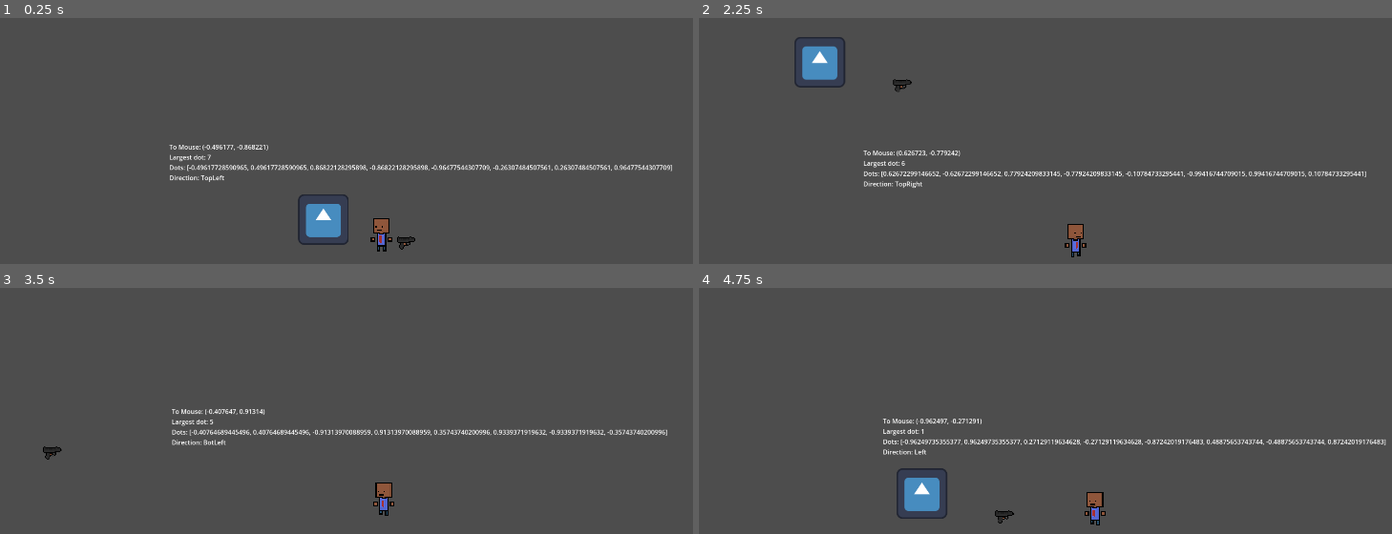
Above: before the commit, frames 1-4 (two rows, left to right).
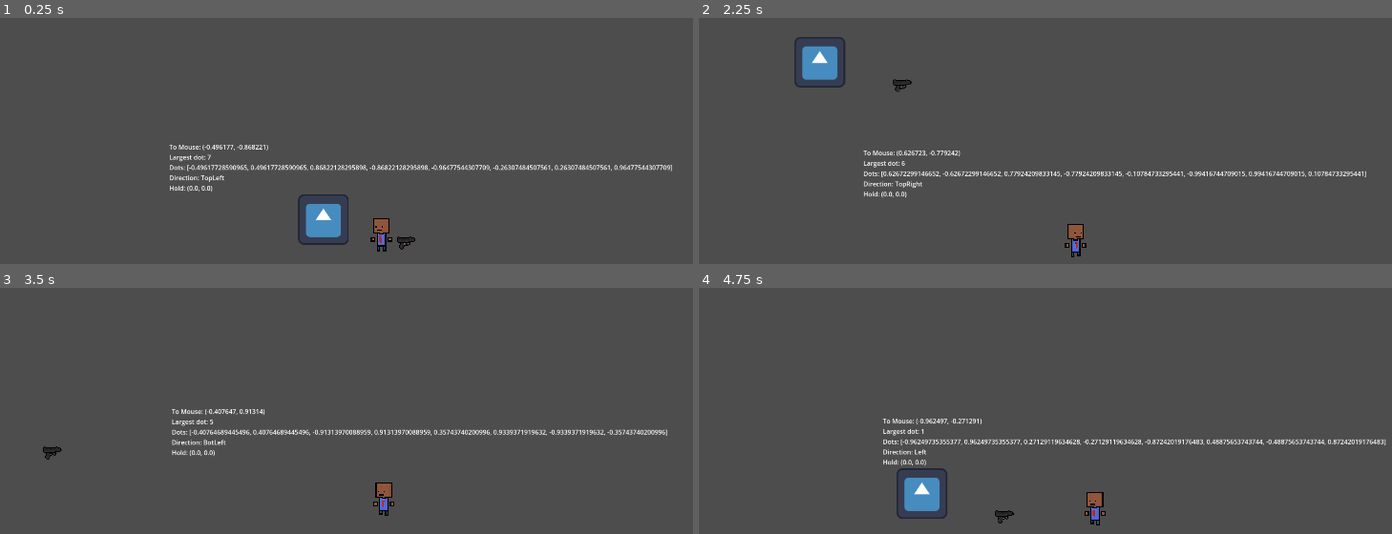
Above: after the commit, the same moments.

Repository: KarumGhag/Hitman-5
Game: Godot game, scene res://World/world.tscn
The game is run twice, just before and just after one commit, with the same random seed, the same clock (stepped at 60 frames per second) and the same inputs. The engine's default icon, where the game draws it, is replaced by a stand-in: a white triangle on a blue panel in a dark square.
Inputs (mouse positions are in pixels of both pictures, inside the frame that each line leads up to):
- Up to frame 1 (0.25 s): no input
- Up to frame 2 (2.25 s): move the mouse to (1100, 241) at 0.52 s; hold D (right) 0.53-1.28 s; tap H (holster) at 0.6, 1.35 s; move the mouse to (927, 254) at 1.27 s; hold S (down) 1.28-2.03 s; move the mouse to (1156, 138) at 2.02 s; hold D (right) from 2.03 s (still down); tap Mouse wheel up (nextItem) at 2.1 s
- Up to frame 3 (3.5 s): tap H (holster) at 2.3, 3.05 s; move the mouse to (outside the picture) at 2.77 s; release D (right) at 2.78 s; hold W (up) from 2.78 s (still down); tap E (pickup) at 2.85 s
- Up to frame 4 (4.75 s): move the mouse to (outside the picture) at 3.52 s; release W (up) at 3.53 s; hold A (left) from 3.53 s (still down); tap Mouse wheel down (prevItem) at 3.6 s; tap H (holster) at 3.8, 4.35 s; move the mouse to (851, 438) at 4.27 s

The runs differ from the first frame. In frame 1, less than 0.1% of the frame differs, in the area x 24-56%, y 68-90%; in frame 2, less than 0.1%; in frame 3, less than 0.1%, in the area x 24-56%, y 65-87%; in frame 4, less than 0.1%.

Commit message:
Fixed the gun not swapping
Call lookat() after setting what hand it should be in and it's position

Diff:
--- /dev/null
+++ b/Gun System/BulletClass.tscn
@@ -0,0 +1,19 @@
+[gd_scene load_steps=4 format=3 uid="uid://dav0r05sjcywp"]
+
+[ext_resource type="Script" uid="uid://d228axkvcfoxo" path="res://Gun System/bullet_class.gd" id="1_a7aql"]
+
+[sub_resource type="RectangleShape2D" id="RectangleShape2D_6dl7u"]
+size = Vector2(28, 26)
+
+[sub_resource type="RectangleShape2D" id="RectangleShape2D_a7aql"]
+
+[node name="BulletClass" type="CharacterBody2D"]
+script = ExtResource("1_a7aql")
+
+[node name="HitBox" type="Area2D" parent="."]
+
+[node name="CollisionShape2D" type="CollisionShape2D" parent="HitBox"]
+shape = SubResource("RectangleShape2D_6dl7u")
+
+[node name="CollideBox" type="CollisionShape2D" parent="."]
+shape = SubResource("RectangleShape2D_a7aql")
--- /dev/null
+++ b/Gun System/bullet_class.gd
@@ -0,0 +1 @@
+extends Node2D
--- a/Inventory/ItemClass.gd
+++ b/Inventory/ItemClass.gd
@@ -37,21 +37,6 @@
 		hide()
 	else:
 		show()
-		itemSprite.flip_h = false
-		itemSprite.flip_v = false
-
-	if equipped:
-		mousePos = get_global_mouse_position()
-		if mousePos.x < player.global_position.x:
-			look_at(get_global_mouse_position())
-
-			itemSprite.flip_h = true
-			itemSprite.flip_v = true
-		else:
-			look_at(get_global_mouse_position())
-
-			itemSprite.flip_h = false
-			itemSprite.flip_v = false
 
 
 	if Input.is_action_just_pressed("pickup"):
--- a/Inventory/PlayerInv.gd
+++ b/Inventory/PlayerInv.gd
@@ -64,6 +64,20 @@
 
 		holstered = not holstered #toggles the value
 
+
+
+	if currentItem != null:
+
+
+		if get_global_mouse_position().x < player.global_position.x:
+			currentItem.global_position = player.leftHold.global_position
+			currentItem.itemSprite.flip_v = true
+		else:
+			currentItem.global_position = player.rightHold.global_position
+			currentItem.itemSprite.flip_v = false
+
+
+		currentItem.look_at(get_global_mouse_position())
 
 func getNext(currentPos) -> int:
 
--- a/Player/animation_handler.gd
+++ /dev/null
@@ -1,49 +0,0 @@
-extends Node2D
-
-var facing : Array[String] = ["Right", "Left", "Up", "Down", "BotRight", "BotLeft", "TopRight", "TopLeft"]
-
-var currentFacingInt : int
-var currentFacing : String
-var directionVectors : Array[Vector2] = [Vector2.RIGHT, Vector2.LEFT, Vector2.UP, Vector2.DOWN, Vector2(1, 1), Vector2(-1, 1), Vector2(1, -1), Vector2(-1, -1)]
-var dotProducts : Array[float] = [0, 0, 0, 0, 0, 0, 0, 0]
-var biggestDotIndex : int
-var directionToMouse : Vector2
-
-
-
-func _process(delta):
-	directionToMouse = (global_position.direction_to(mousePosition)).normalized()
-	for i in range(len(dotProducts)):
-		dotProducts[i] = directionToMouse.dot(directionVectors[i])
-
-	biggestDotIndex = getLargest(dotProducts)
-
-	currentFacing = facing[biggestDotIndex]
-	currentFacingInt = biggestDotIndex
-
-	if direction:
-		bodyAnimator.play("Walk")
-	else:
-		bodyAnimator.play("Idle")
-
-	#if they arent facing up or down the head looks to the side
-	if currentFacingInt == 2 or currentFacingInt == 3:
-		headAnimator.play("Front")
-	else:
-		headAnimator.play("Side")
-
-	#this means they are facing left
-	if currentFacingInt == 1 or currentFacingInt == 7 or currentFacingInt == 5:
-		headSprite.flip_h = true
-		bodySprite.flip_h = true
-		if currentItem != null:
-			currentItem.itemSprite.flip_h = true
-		holdFlipper.rotation_degrees = 180
-	else:
-		headSprite.flip_h = false
-		bodySprite.flip_h = false
-		if currentItem != null:
-			currentItem.itemSprite.flip_h = false
-		holdFlipper.rotation_degrees = 0
-
-	debugText.text = "To Mouse: " + str(directionToMouse) + "\nLargest dot: " + str(biggestDotIndex) + "\nDots: " + str(dotProducts) + "\nDirection: " + str(currentFacing)
--- a/Player/player.gd
+++ b/Player/player.gd
@@ -36,16 +36,25 @@
 var biggestDotIndex : int
 var directionToMouse : Vector2
 
+@export_subgroup("Holders")
+@export var rightHold : Node2D
+@export var leftHold : Node2D
+@export var holder : Node2D
+
+
+
 
 @export_subgroup("Debug")
 @export var debugText : Label
 
 func _ready() -> void:
+
+
 	for i in range(len(directionVectors)):
 		directionVectors[i] = directionVectors[i].normalized()
 
 func _process(_delta) -> void:
-	holdPos = holdNode.global_position
+	#holdPos = holdNode.global_position
 	currentItem = inventory.currentItem
 
 
@@ -60,7 +69,6 @@
 	velocity += steering * accel
 
 
-	print(currentItem)
 
 
 	directionToMouse = (global_position.direction_to(mousePosition)).normalized()
@@ -87,20 +95,17 @@
 	if currentFacingInt == 1 or currentFacingInt == 7 or currentFacingInt == 5:
 		headSprite.flip_h = true
 		bodySprite.flip_h = true
-		if currentItem != null:
-			currentItem.itemSprite.flip_h = true
-		holdFlipper.rotation_degrees = 180
 	else:
 		headSprite.flip_h = false
 		bodySprite.flip_h = false
-		if currentItem != null:
-			currentItem.itemSprite.flip_h = false
-		holdFlipper.rotation_degrees = 0
-
-	debugText.text = "To Mouse: " + str(directionToMouse) + "\nLargest dot: " + str(biggestDotIndex) + "\nDots: " + str(dotProducts) + "\nDirection: " + str(currentFacing)
 
 
+
+	debugText.text = "To Mouse: " + str(directionToMouse) + "\nLargest dot: " + str(biggestDotIndex) + "\nDots: " + str(dotProducts) + "\nDirection: " + str(currentFacing) + "\nHold: " + str(holdPos)
+
 	move_and_slide()
+
+
 
 
 
--- a/Player/player.tscn
+++ b/Player/player.tscn
@@ -1,9 +1,10 @@
-[gd_scene load_steps=13 format=3 uid="uid://r1rcdcocn5hc"]
+[gd_scene load_steps=14 format=3 uid="uid://r1rcdcocn5hc"]
 
 [ext_resource type="Script" uid="uid://ckxvqgoqxt3hh" path="res://Player/player.gd" id="1_bvebw"]
 [ext_resource type="Texture2D" uid="uid://d3ttw7pny6au8" path="res://Player/Player.png" id="2_5l58u"]
 [ext_resource type="Texture2D" uid="uid://bi1m84u5rnjuw" path="res://Player/PlayerHead.png" id="2_7wdtj"]
 [ext_resource type="Script" uid="uid://cwij3kfbw3nga" path="res://Inventory/PlayerInv.gd" id="4_gwnis"]
+[ext_resource type="Texture2D" uid="uid://bujl8r2dulhlp" path="res://Art/icon.svg" id="5_k53q1"]
 
 [sub_resource type="RectangleShape2D" id="RectangleShape2D_gfpsm"]
 size = Vector2(5, 5)
@@ -88,7 +89,7 @@
 radius = 15.0
 height = 80.0
 
-[node name="Player" type="CharacterBody2D" node_paths=PackedStringArray("bodyAnimator", "headAnimator", "bodySprite", "headSprite", "holdFlipper", "holdNode", "inventory", "debugText") groups=["Player"]]
+[node name="Player" type="CharacterBody2D" node_paths=PackedStringArray("bodyAnimator", "headAnimator", "bodySprite", "headSprite", "holdFlipper", "holdNode", "inventory", "rightHold", "leftHold", "holder", "debugText") groups=["Player"]]
 position = Vector2(0, -26)
 script = ExtResource("1_bvebw")
 accel = 0.25
@@ -96,9 +97,12 @@
 headAnimator = NodePath("HeadSprite/HeadAnim")
 bodySprite = NodePath("PlayerBody")
 headSprite = NodePath("HeadSprite")
-holdFlipper = NodePath("HoldFlip")
-holdNode = NodePath("HoldFlip/HoldPos")
+holdFlipper = NodePath("Holding/Holder")
+holdNode = NodePath("Holding/RightHold")
 inventory = NodePath("Inventory")
+rightHold = NodePath("Holding/RightHold")
+leftHold = NodePath("Holding/LeftHold")
+holder = NodePath("Holding/Holder")
 debugText = NodePath("Debug")
 
 [node name="MousePos" type="Area2D" parent="."]
@@ -179,8 +183,17 @@
 [node name="Inventory" type="Node2D" parent="."]
 script = ExtResource("4_gwnis")
 
-[node name="HoldFlip" type="Node2D" parent="."]
+[node name="Holding" type="Node2D" parent="."]
+
+[node name="RightHold" type="Node2D" parent="Holding"]
+position = Vector2(21, 18)
+
+[node name="LeftHold" type="Node2D" parent="Holding"]
+position = Vector2(-22, 18)
+
+[node name="Holder" type="Node2D" parent="Holding"]
 position = Vector2(0, 12)
 
-[node name="HoldPos" type="Node2D" parent="HoldFlip"]
-position = Vector2(33, 0)
+[node name="Icon" type="Sprite2D" parent="Holding/Holder"]
+scale = Vector2(0.015625, 0.0195313)
+texture = ExtResource("5_k53q1")
Not shown, added: Gun System/bullet_class.gd.uid
